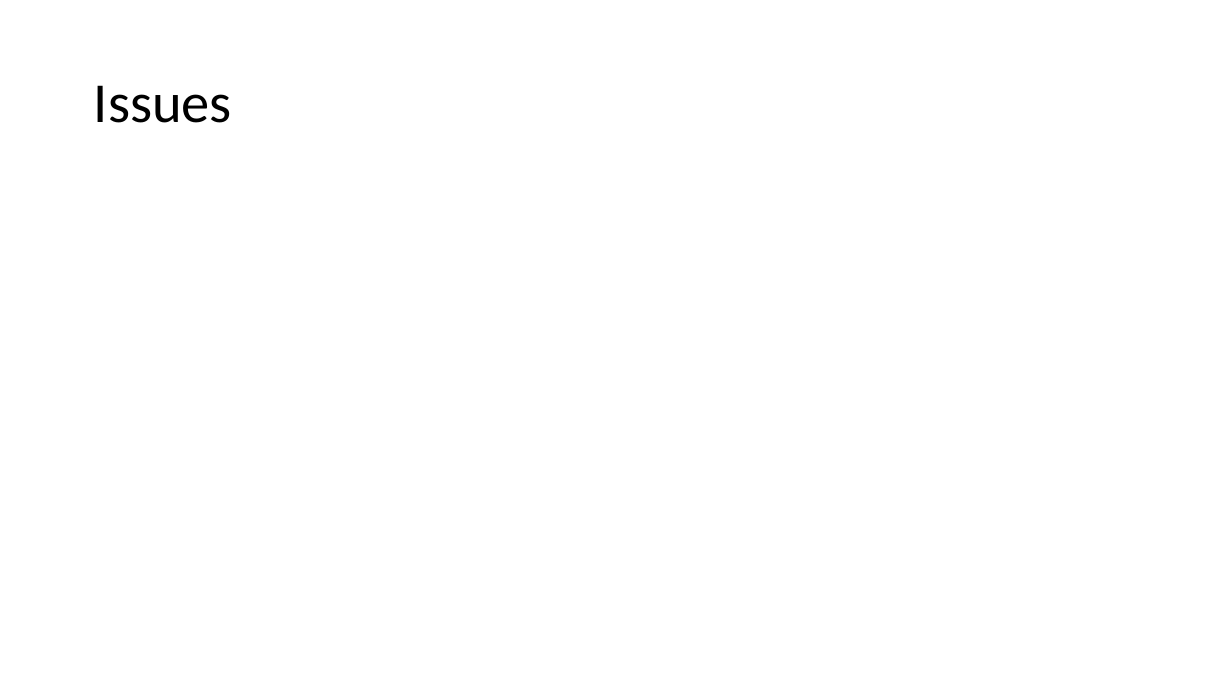
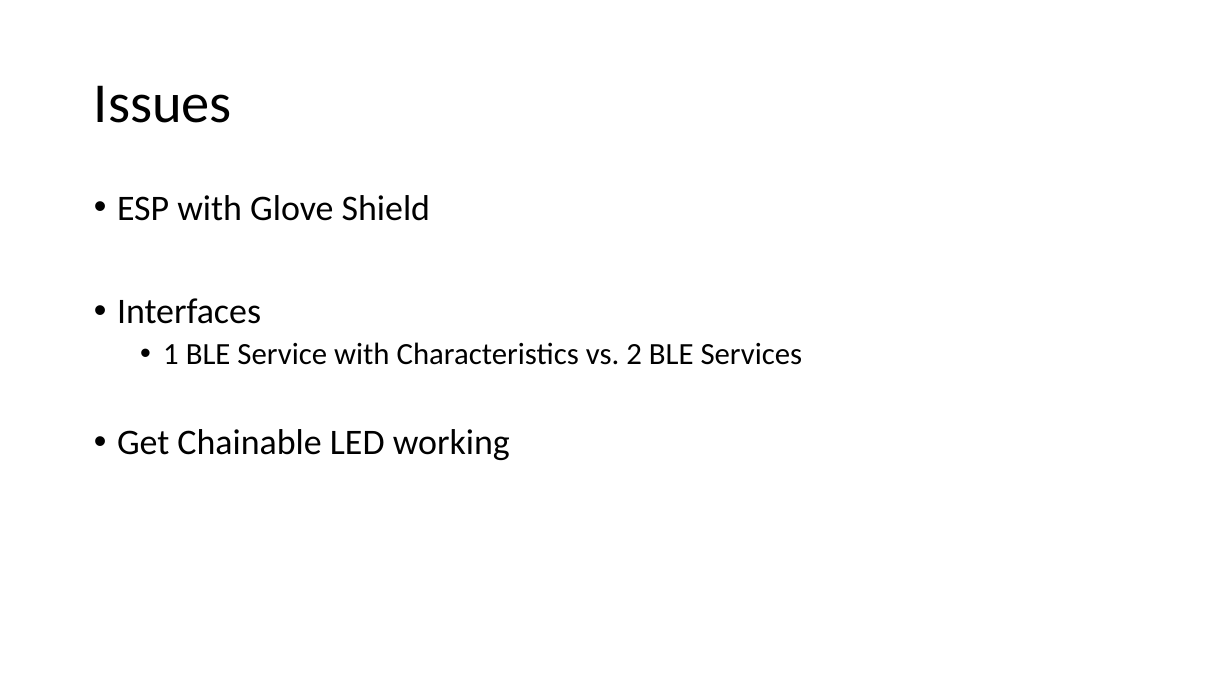
Before and after one commit to fhnw-iot-4ia/iot-project-build-monitor, a slide deck: slide 6 of Documentation/build-monitor-presentation.pptx. Drawn at 1232x693 pixels with LibreOffice and Linux fonts; fonts in the diff are those of the drawing. Boxes give left, top, right and bottom in pixels: in the first picture for what was removed or moved away, otherwise in the second. Text is boxed around its words. In the diff, an @@ line names an element or a change of style, - is before the commit and + after.

```diff
--- a/Documentation/build-monitor-presentation.pptx
+++ b/Documentation/build-monitor-presentation.pptx
@@ text added at (117, 195, 803, 460), 28 pt, text #000000 @@
+• ESP with Glove Shield
+• Interfaces
+  • 1 BLE Service with Characteristics vs. 2 BLE Services
+• Get Chainable LED working
```
Also in this commit, not shown: 1 slide added, 1 slide removed, 1 other file.
